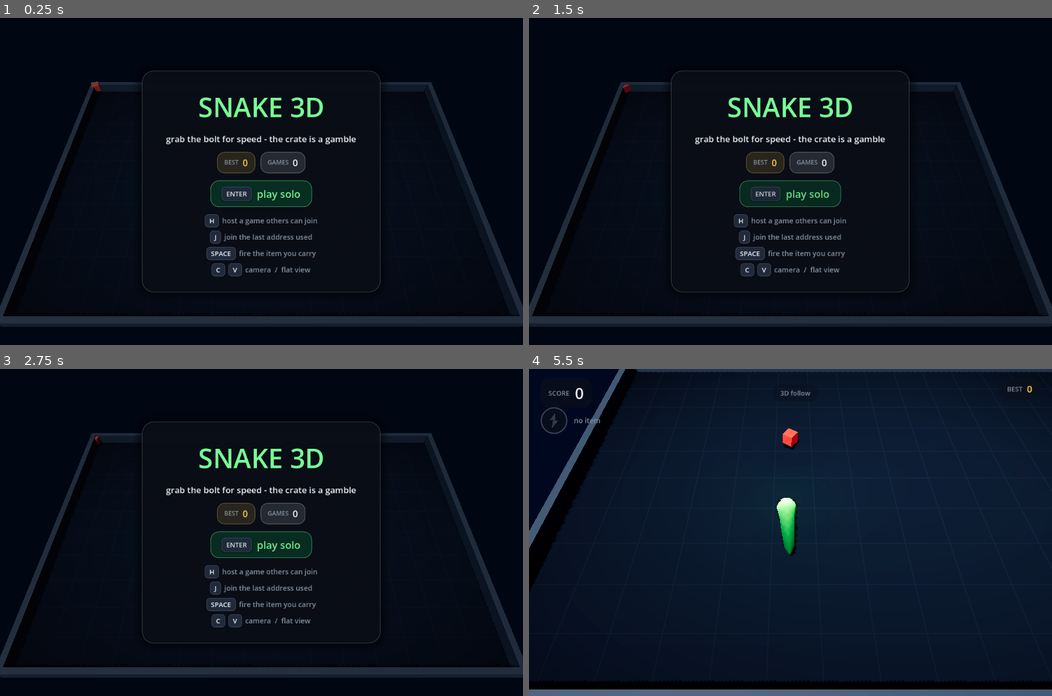
Above: before the commit, frames 1-4 (two rows, left to right).
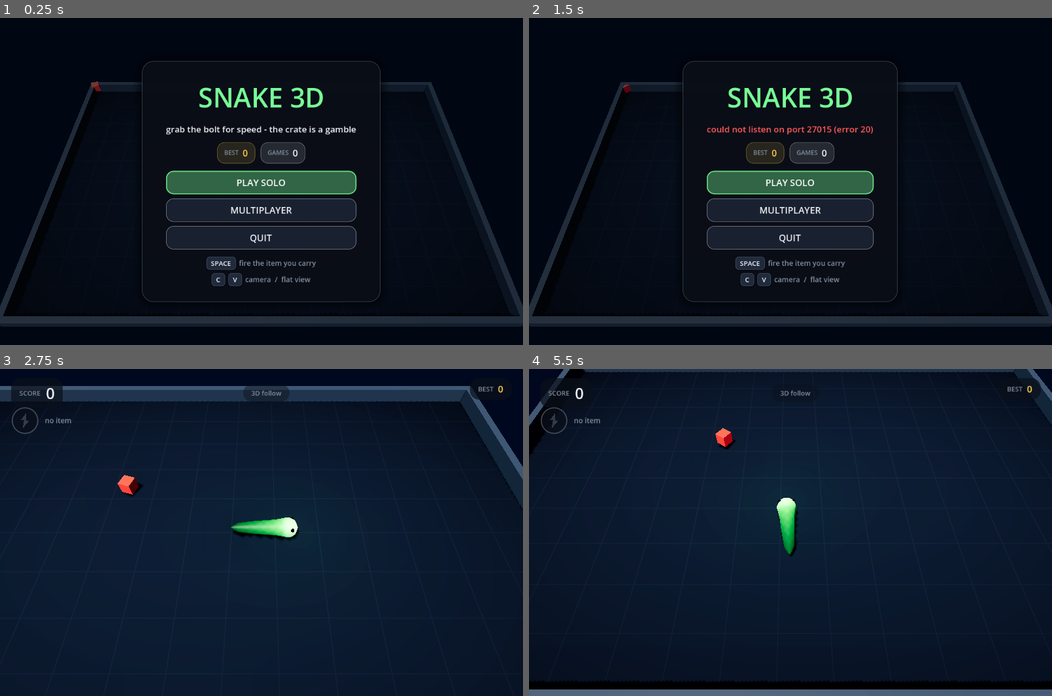
Above: after the commit, the same moments.

Repository: ValentinDelob/Snake
Game: Godot game, scene res://scenes/main.tscn
Same seed, same stepped clock (60 frames per second), same inputs: the game is played once before the commit and once after it.
Inputs (mouse positions are in pixels of both pictures, inside the frame that each line leads up to):
- Up to frame 1 (0.25 s): no input
- Up to frame 2 (1.5 s): click (790, 210) at 0.5 s, where only the run after the commit has a clickable "MULTIPLAYER"; click (790, 174) at 1.25 s, where only the run after the commit has a clickable "HOST A GAME"
- Up to frame 3 (2.75 s): click (261, 532) at 2 s, where only the run after the commit has a clickable "PLAY SOLO"
- Up to frame 4 (5.5 s): tap Enter at 2.75, 3.05, 3.6 s; move the mouse to (905, 516) at 2.77 s; hold Right 2.78-3.53 s; tap Z at 2.85 s; click (905, 516) at 2.92 s; tap Space at 3.02, 3.32, 3.77, 4.07, 5.27 s; move the mouse to (685, 548) at 3.52 s; hold Down 3.53-4.28 s; tap Keypad Enter at 3.8, 4.35 s; move the mouse to (842, 460) at 4.27 s; hold Right 4.28-5.03 s; tap H at 4.55, 5.1 s; move the mouse to (764, 597) at 5.02 s; hold Up from 5.03 s (still down); click (764, 597) at 5.17 s; tap J at 5.3 s

The runs differ from the first frame. In frame 1, 11% of the frame differs, in the area x 27-73%, y 13-87%; in frame 2, 11%; in frame 3, 58%, in the area x 0-100%, y 5-100%; in frame 4, 3.8%.

Commit message:
Menu: multiplayer page with host, join and an address field
The menu was a single keycap prompt, so hosting and joining were hidden
behind unlisted H and J shortcuts. It is now three pages of real buttons:
the main one plays solo or opens multiplayer, multiplayer hosts or joins,
and join shows a text field for the address of the other computer.

The keyboard walks the pages as well as the mouse does. Godot moves the
focus itself on the arrow keys, so the menu reads the real focus owner
before acting rather than trusting its own index - the two used to
disagree and enter would fire the first button whatever was highlighted.
Escape steps back one page, including from inside the address field,
which otherwise swallowed it, and the remembered address comes back
selected so typing replaces it.

Verified on the built exe: menu walked with the keyboard through all
three pages, 127.0.0.1 typed in, connection to a second instance
accepted (roster [1, 2082648063]), hosting shows the local addresses,
log clean at 59.5 fps. Solo self-test passes (games=3, best=5) and the
three-instance network self-test passes on all instances.

Co-Authored-By: Claude Opus 5 (1M context) <noreply@anthropic.com>

Diff:
--- a/game/scripts/game.gd
+++ b/game/scripts/game.gd
@@ -97,6 +97,11 @@
 	_camera.set_arena(game_match.width, game_match.height)
 	_camera.set_mode_by_name(str(PlayerProfile.get_preference("camera")))
 	_camera.set_flat(str(PlayerProfile.get_preference("view")) == "flat")
+
+	_hud.solo_requested.connect(_start_solo)
+	_hud.host_requested.connect(_start_hosting)
+	_hud.join_requested.connect(_join_session)
+	_hud.quit_requested.connect(func(): request_quit("menu-quit"))
 
 	Session.peer_joined.connect(_on_peer_joined)
 	Session.peer_left.connect(_on_peer_left)
@@ -384,6 +389,7 @@
 
 
 func _join_session(address: String) -> void:
+	Journal.info("game", "Joining %s" % address)
 	if not Session.join(address):
 		_hud.show_menu(PlayerProfile.high_score(), PlayerProfile.games_played(), Session.last_error)
 		return
@@ -565,6 +571,7 @@
 	_hud.set_bar_visible(false)
 	_camera.set_preview(true)
 	_hud.show_menu(PlayerProfile.high_score(), PlayerProfile.games_played(), message)
+	_hud.set_address(str(PlayerProfile.get_preference("address")))
 
 
 func _enter_lobby() -> void:
@@ -625,7 +632,13 @@
 			_held_fly.erase(key_event.keycode)
 		return
 
-	# Turning is held down, so releases matter as much as presses.
+	# Turning is held down, so releases matter as much as presses. The menu
+	# needs the same keys to walk its list, so it gets them first.
+	if state == State.MENU:
+		if key_event.pressed:
+			_on_key(key_event.keycode)
+		return
+
 	if TURN_KEYS.has(key_event.keycode):
 		if key_event.pressed:
 			_held_turns[key_event.keycode] = TURN_KEYS[key_event.keycode]
@@ -640,14 +653,18 @@
 func _on_key(keycode: int) -> void:
 	match state:
 		State.MENU:
-			if keycode == KEY_ENTER or keycode == KEY_KP_ENTER:
-				_start_solo()
-			elif keycode == KEY_H:
-				_start_hosting()
-			elif keycode == KEY_J:
-				_join_session(str(PlayerProfile.get_preference("address")))
+			# Clicks go straight to the buttons; the keyboard is walked here
+			# so it behaves the same whatever has focus.
+			if keycode == KEY_UP or keycode == KEY_W or keycode == KEY_Z:
+				_hud.move_menu_focus(-1)
+			elif keycode == KEY_DOWN or keycode == KEY_S:
+				_hud.move_menu_focus(1)
+			elif keycode == KEY_ENTER or keycode == KEY_KP_ENTER or keycode == KEY_SPACE:
+				if not _hud.activate_menu_item():
+					_start_solo()
 			elif keycode == KEY_ESCAPE:
-				request_quit("menu-quit")
+				if not _hud.menu_back():
+					request_quit("menu-quit")
 		State.LOBBY:
 			if keycode == KEY_ENTER and Session.is_host():
 				_start_match()
--- a/game/scripts/hud.gd
+++ b/game/scripts/hud.gd
@@ -1,5 +1,12 @@
 class_name SnakeHud
 extends CanvasLayer
+
+## What the player asked for on the menu. The HUD owns the pages and their
+## back navigation; the game only hears about the decisions.
+signal solo_requested()
+signal host_requested()
+signal join_requested(address: String)
+signal quit_requested()
 
 ## The interface: a slim top bar while playing, and a centred card for the
 ## menu, the pause and the game over screens.
@@ -12,6 +19,11 @@
 const CARD_COLOR := Color(0.04, 0.055, 0.09, 0.93)
 const KEYCAP_COLOR := Color(0.13, 0.17, 0.24, 0.95)
 const BORDER_COLOR := Color(0.35, 0.42, 0.52, 0.55)
+const BUTTON_COLOR := Color(0.1, 0.13, 0.19, 0.95)
+
+## The menu is three pages deep: the main one, the multiplayer choice, and
+## the address box behind "join".
+enum MenuPage { MAIN, MULTIPLAYER, JOIN }
 
 var _top_bar: Control
 var _score_value: Label
@@ -33,6 +45,19 @@
 var _cta_key: Label
 var _cta_action: Label
 var _hints: VBoxContainer
+
+var _buttons: VBoxContainer
+var _address_field: LineEdit
+var _menu_page: MenuPage = MenuPage.MAIN
+## The menu is walked by hand rather than leaning on the engine's focus
+## neighbours: it behaves the same whether the window is focused or not,
+## and it can be driven by the self-test.
+var _menu_items: Array[Control] = []
+var _menu_index := 0
+var _menu_best := 0
+var _menu_games := 0
+var _menu_message := ""
+var _saved_address := ""
 
 var _shown_score := -1
 var _breath := 0.0
@@ -276,6 +301,11 @@
 	card_box.add_child(_cta_holder)
 	_build_call_to_action()
 
+	_buttons = VBoxContainer.new()
+	_buttons.alignment = BoxContainer.ALIGNMENT_CENTER
+	_buttons.add_theme_constant_override("separation", 8)
+	card_box.add_child(_buttons)
+
 	_hints = VBoxContainer.new()
 	_hints.alignment = BoxContainer.ALIGNMENT_CENTER
 	_hints.add_theme_constant_override("separation", 6)
@@ -283,24 +313,227 @@
 
 
 func show_menu(best: int, games: int, message: String = "") -> void:
+	_menu_best = best
+	_menu_games = games
+	_menu_message = message
+	_show_menu_page(MenuPage.MAIN)
+
+
+## Step back through the menu pages. Returns false when there is nowhere
+## left to go, which is the game's cue to quit.
+func menu_back() -> bool:
+	match _menu_page:
+		MenuPage.JOIN:
+			_show_menu_page(MenuPage.MULTIPLAYER)
+			return true
+		MenuPage.MULTIPLAYER:
+			_show_menu_page(MenuPage.MAIN)
+			return true
+		_:
+			return false
+
+
+func _show_menu_page(page: MenuPage) -> void:
+	_menu_page = page
 	_title.text = "SNAKE 3D"
 	_title.add_theme_color_override("font_color", GameConfig.SNAKE_HEAD_COLOR)
-	_subtitle.text = message if message != "" else "grab the bolt for speed - the crate is a gamble"
-	_subtitle.add_theme_color_override(
-		"font_color", GameConfig.DANGER_COLOR if message != "" else GameConfig.TEXT_COLOR
+	_cta_holder.visible = false
+	_address_field = null
+
+	match page:
+		MenuPage.MAIN:
+			_subtitle.text = (
+				_menu_message if _menu_message != ""
+				else "grab the bolt for speed - the crate is a gamble"
+			)
+			_subtitle.add_theme_color_override(
+				"font_color",
+				GameConfig.DANGER_COLOR if _menu_message != "" else GameConfig.TEXT_COLOR
+			)
+			_set_chips([
+				["BEST", str(_menu_best), GameConfig.ACCENT_COLOR],
+				["GAMES", str(_menu_games), GameConfig.TEXT_COLOR],
+			])
+			_set_buttons([
+				{"text": "PLAY SOLO", "primary": true, "action": solo_requested},
+				{"text": "MULTIPLAYER", "action": func(): _show_menu_page(MenuPage.MULTIPLAYER)},
+				{"text": "QUIT", "action": quit_requested},
+			])
+			_set_hints([
+				[["SPACE"], "fire the item you carry"],
+				[["C", "V"], "camera  /  flat view"],
+			])
+		MenuPage.MULTIPLAYER:
+			_menu_message = ""
+			_subtitle.text = "play against somebody on another computer"
+			_subtitle.add_theme_color_override("font_color", GameConfig.TEXT_COLOR)
+			_set_chips([])
+			_set_buttons([
+				{"text": "HOST A GAME", "primary": true, "action": host_requested},
+				{"text": "JOIN A GAME", "action": func(): _show_menu_page(MenuPage.JOIN)},
+				{"text": "BACK", "action": func(): _show_menu_page(MenuPage.MAIN)},
+			])
+			_set_hints([
+				[["ESC"], "back"],
+			])
+		MenuPage.JOIN:
+			_subtitle.text = "address of the computer hosting the game"
+			_subtitle.add_theme_color_override("font_color", GameConfig.TEXT_COLOR)
+			_set_chips([])
+			_set_buttons([
+				{"field": true},
+				{"text": "CONNECT", "primary": true, "action": func(): _submit_address()},
+				{"text": "BACK", "action": func(): _show_menu_page(MenuPage.MULTIPLAYER)},
+			])
+			_set_hints([
+				[["ENTER"], "connect"],
+				[["ESC"], "back"],
+			])
+	_present()
+
+
+func _submit_address() -> void:
+	var address := "127.0.0.1"
+	if _address_field != null and _address_field.text.strip_edges() != "":
+		address = _address_field.text.strip_edges()
+	join_requested.emit(address)
+
+
+## Fill the button column. An entry is either a button or the address box.
+func _set_buttons(entries: Array) -> void:
+	for child in _buttons.get_children():
+		child.queue_free()
+	_buttons.visible = not entries.is_empty()
+
+	_menu_items = []
+	for entry: Dictionary in entries:
+		var control: Control
+		if entry.get("field", false):
+			control = _build_address_field()
+		else:
+			control = _build_button(entry["text"], entry.get("primary", false), entry["action"])
+		_buttons.add_child(control)
+		_menu_items.append(control)
+
+	# Select the first thing on the page, so the keyboard works without a
+	# click and the self-test can drive the menu the way a player does.
+	_menu_index = 0
+	if not _menu_items.is_empty():
+		_select_menu_item(0)
+
+
+func _select_menu_item(index: int) -> void:
+	if _menu_items.is_empty():
+		return
+	_menu_index = wrapi(index, 0, _menu_items.size())
+	var item := _menu_items[_menu_index]
+	item.call_deferred("grab_focus")
+
+
+## The engine moves the focus too (clicks, its own arrow handling), so the
+## real focus always wins over our index.
+func _sync_menu_index() -> void:
+	var owner := get_viewport().gui_get_focus_owner()
+	var owned := _menu_items.find(owner)
+	if owned >= 0:
+		_menu_index = owned
+
+
+## Move the selection. The game routes the arrow keys here.
+func move_menu_focus(step: int) -> void:
+	if _menu_items.is_empty():
+		return
+	_sync_menu_index()
+	_select_menu_item(_menu_index + step)
+
+
+## Press whatever is selected.
+func activate_menu_item() -> bool:
+	if _menu_items.is_empty():
+		return false
+	_sync_menu_index()
+	var item := _menu_items[_menu_index]
+	if item is LineEdit:
+		_submit_address()
+	elif item is Button:
+		(item as Button).emit_signal("pressed")
+	return true
+
+
+func menu_open() -> bool:
+	return not _menu_items.is_empty() and _overlay.visible
+
+
+func _build_button(text: String, primary: bool, action) -> Button:
+	var button := Button.new()
+	button.text = text
+	button.custom_minimum_size = Vector2(300, 46)
+	button.focus_mode = Control.FOCUS_ALL
+	button.add_theme_font_size_override("font_size", 18)
+
+	var accent: Color = GameConfig.SNAKE_HEAD_COLOR if primary else GameConfig.TEXT_COLOR
+	button.add_theme_color_override("font_color", accent)
+	button.add_theme_color_override("font_hover_color", Color.WHITE)
+	button.add_theme_color_override("font_focus_color", Color.WHITE)
+	button.add_theme_color_override("font_pressed_color", Color.WHITE)
+	button.add_theme_stylebox_override("normal", _button_style(primary, 0.0))
+	button.add_theme_stylebox_override("hover", _button_style(primary, 0.12))
+	button.add_theme_stylebox_override("pressed", _button_style(primary, 0.2))
+	button.add_theme_stylebox_override("focus", _button_style(primary, 0.08, true))
+
+	if action is Signal:
+		button.pressed.connect(func(): action.emit())
+	else:
+		button.pressed.connect(action)
+	return button
+
+
+func _button_style(primary: bool, lift: float, focused: bool = false) -> StyleBoxFlat:
+	var accent: Color = GameConfig.SNAKE_HEAD_COLOR if primary else GameConfig.TEXT_COLOR
+	var style := StyleBoxFlat.new()
+	style.bg_color = (
+		Color(accent.r, accent.g, accent.b, 0.16 + lift) if primary
+		else Color(BUTTON_COLOR.r, BUTTON_COLOR.g, BUTTON_COLOR.b, 0.95 + lift)
 	)
-	_set_chips([
-		["BEST", str(best), GameConfig.ACCENT_COLOR],
-		["GAMES", str(games), GameConfig.TEXT_COLOR],
-	])
-	_set_call_to_action("ENTER", "play solo")
-	_set_hints([
-		[["H"], "host a game others can join"],
-		[["J"], "join the last address used"],
-		[["SPACE"], "fire the item you carry"],
-		[["C", "V"], "camera  /  flat view"],
-	])
-	_present()
+	style.set_corner_radius_all(14)
+	style.set_content_margin_all(10)
+	style.border_color = Color(accent.r, accent.g, accent.b, 0.75 if focused else 0.4)
+	style.set_border_width_all(2 if focused else 1)
+	return style
+
+
+func _build_address_field() -> LineEdit:
+	_address_field = LineEdit.new()
+	_address_field.custom_minimum_size = Vector2(300, 46)
+	_address_field.alignment = HORIZONTAL_ALIGNMENT_CENTER
+	_address_field.placeholder_text = "192.168.1.20"
+	_address_field.add_theme_font_size_override("font_size", 18)
+	_address_field.add_theme_color_override("font_color", GameConfig.TEXT_COLOR)
+	_address_field.add_theme_stylebox_override("normal", _button_style(false, 0.0))
+	_address_field.add_theme_stylebox_override("focus", _button_style(false, 0.08, true))
+	_address_field.text = _saved_address
+	_address_field.caret_column = _saved_address.length()
+	# The remembered address is a suggestion: selecting it means typing
+	# replaces it instead of landing in the middle of it.
+	_address_field.focus_entered.connect(func(): _address_field.select_all())
+	_address_field.text_submitted.connect(func(_text): _submit_address())
+	# A focused LineEdit swallows escape, which left the page with no way
+	# back for anybody typing. Give it the same meaning as everywhere else.
+	_address_field.gui_input.connect(func(event: InputEvent):
+		var key := event as InputEventKey
+		if key != null and key.pressed and key.keycode == KEY_ESCAPE:
+			_address_field.accept_event()
+			_show_menu_page(MenuPage.MULTIPLAYER)
+	)
+	return _address_field
+
+
+## Pre-fill the address box with whatever was used last. The menu remembers
+## it even while the field does not exist, since the join page is built late.
+func set_address(address: String) -> void:
+	_saved_address = address
+	if _address_field != null:
+		_address_field.text = address
 
 
 ## The waiting room, before the host starts the round.
@@ -435,8 +668,14 @@
 
 
 func _set_call_to_action(key: String, action: String) -> void:
+	_cta_holder.visible = true
 	_cta_key.text = key
 	_cta_action.text = action
+	if _buttons != null:
+		for child in _buttons.get_children():
+			child.queue_free()
+		_buttons.visible = false
+		_address_field = null
 
 
 func _set_chips(entries: Array) -> void:
